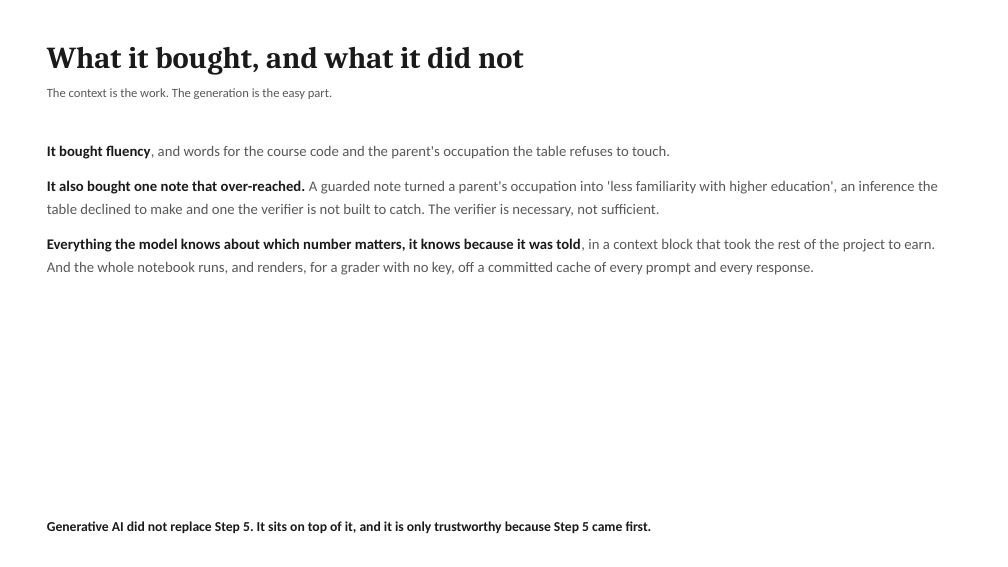
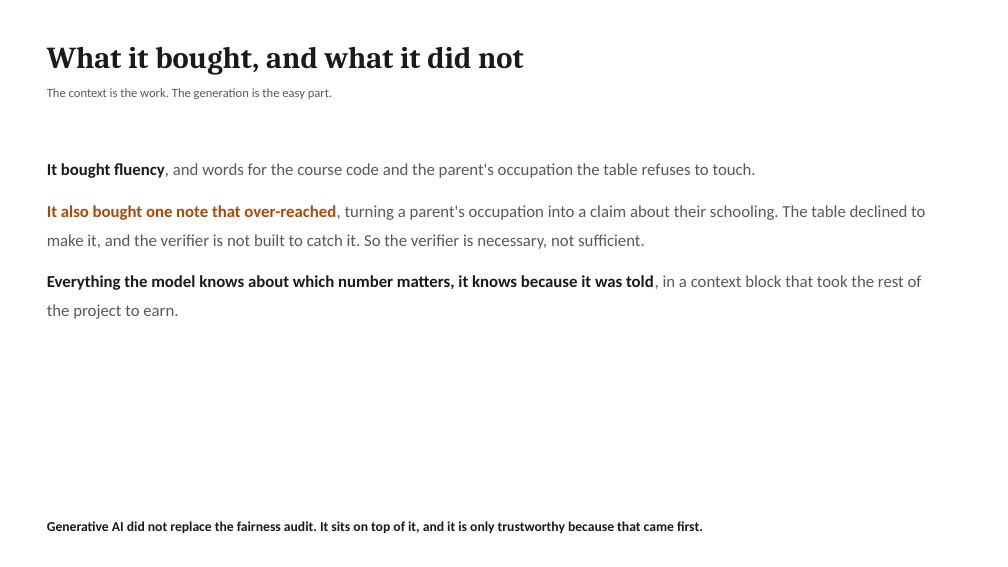
Before and after one commit to jeryldev/pgdaiml-capstone, a slide deck: slide 6 of presentations/genai_bonus.pptx (slide 4 before the commit). Drawn at 1008x567 pixels with LibreOffice and Linux fonts; fonts in the diff are those of the drawing. Boxes give left, top, right and bottom in pixels: in the first picture for what was removed or moved away, otherwise in the second. Text is boxed around its words. In the diff, an @@ line names an element or a change of style, - is before the commit and + after.

```diff
--- a/presentations/genai_bonus.pptx
+++ b/presentations/genai_bonus.pptx
@@ text at (x1=47, y1=163, x2=756, y2=178): size 14 to 16 pt in "It bought fluency, and words for the ..."; line spacing 1.3 to 1.4; more space between paragraphs @@
@@ text "It bought fluency, and words ..." moved from (x1=47, y1=145, x2=938, y2=275) to (x1=47, y1=163, x2=925, y2=319) @@
@@ text at (x1=47, y1=205, x2=925, y2=319): text changed; size 14 to 16 pt @@
-It also bought one note that over-reached. A guarded note turned a parent's occupation into 'less familiarity with higher education', an inference the table declined to make and one the verifier is not built to catch. The verifier is necessary, not sufficient.
-Everything the model knows about which number matters, it knows because it was told, in a context block that took the rest of the project to earn. And the whole notebook runs, and renders, for a grader with no key, off a committed cache of every prompt and every response.
+It also bought one note that over-reached, turning a parent's occupation into a claim about their schooling. The table declined to make it, and the verifier is not built to catch it. So the verifier is necessary, not sufficient.
+Everything the model knows about which number matters, it knows because it was told, in a context block that took the rest of the project to earn.
@@ text at (x1=47, y1=521, x2=703, y2=533): text changed @@
-Generative AI did not replace Step 5. It sits on top of it, and it is only trustworthy because Step 5 came first.
+Generative AI did not replace the fairness audit. It sits on top of it, and it is only trustworthy because that came first.
```
Also in this commit, not shown: 1 other slide changed, 4 slides added, 2 slides removed, 9 other files.
